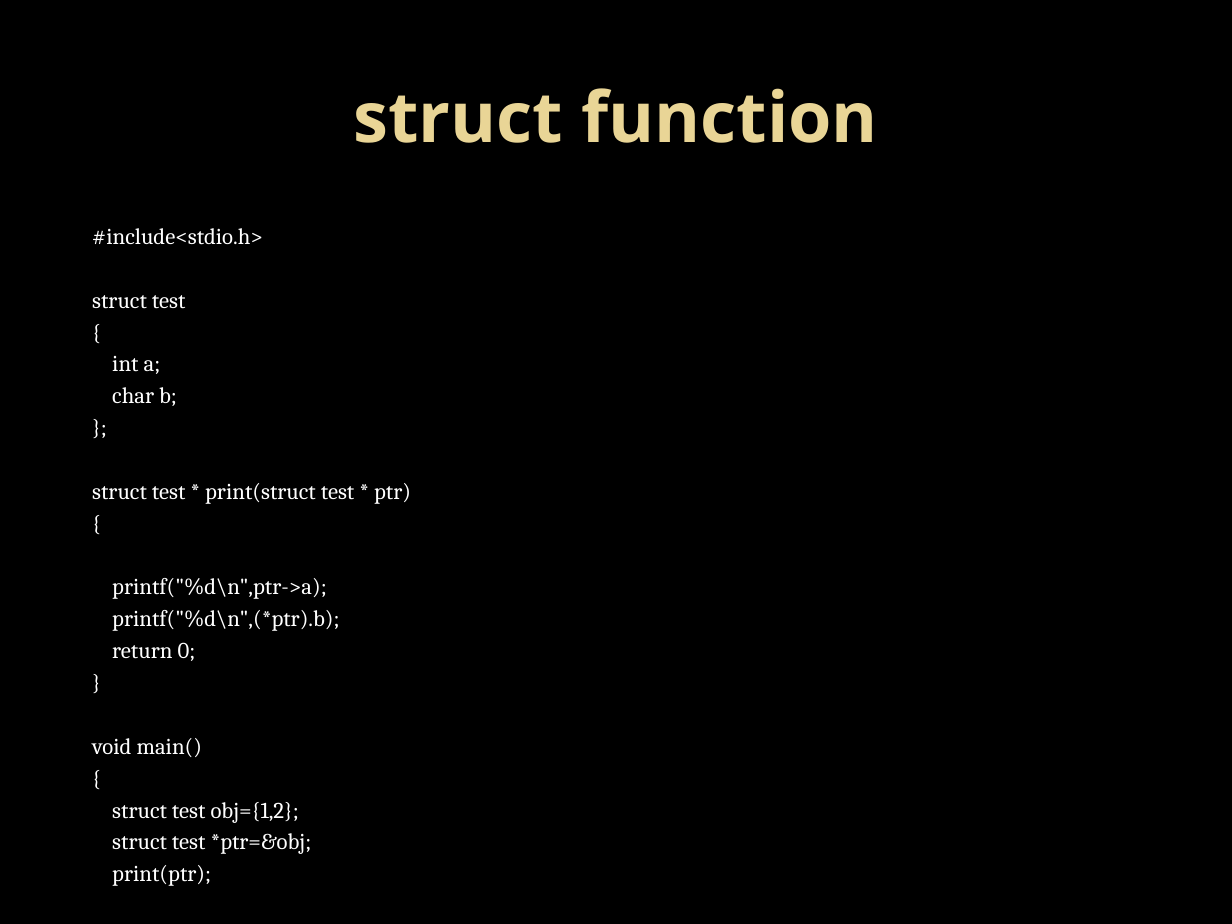
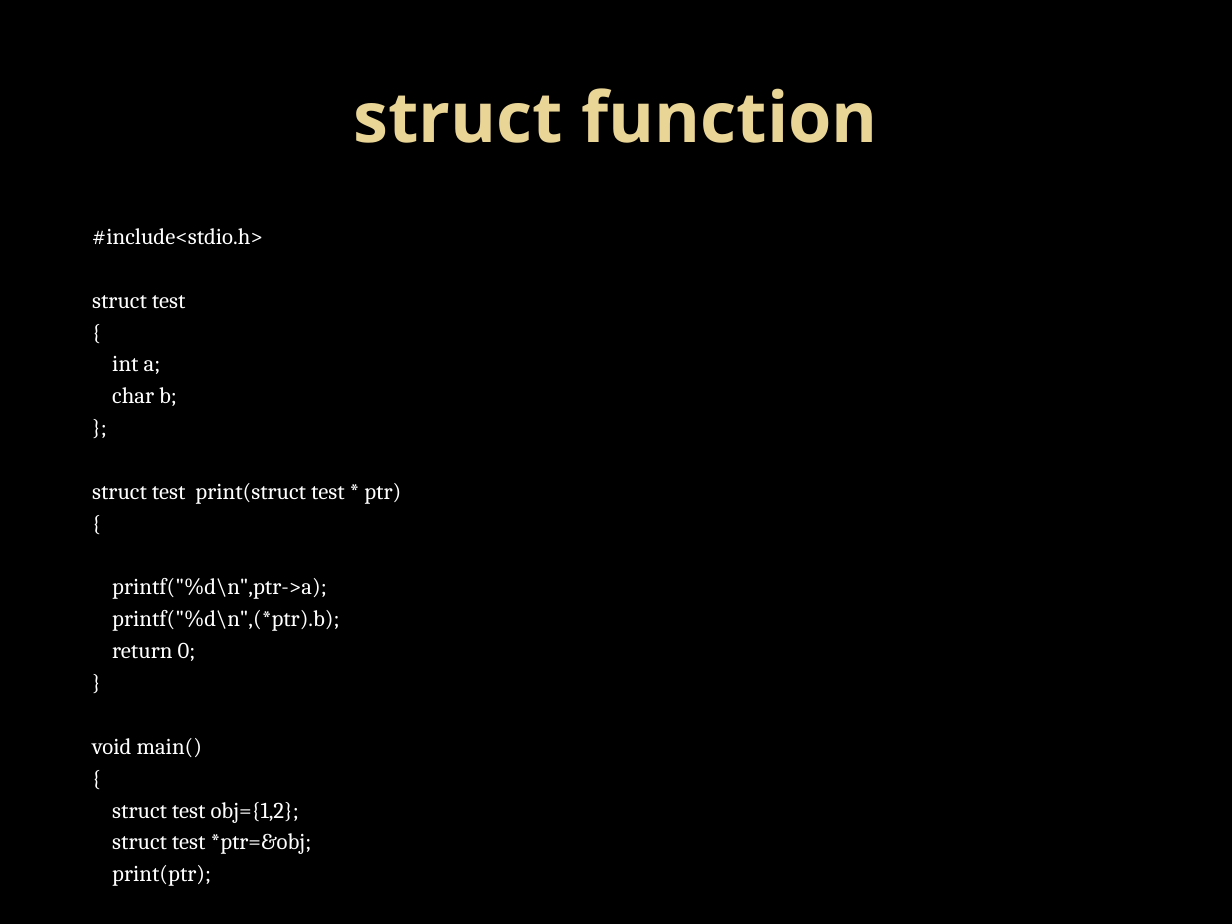
Before and after one commit to Mahesh-7/C_Programs, a slide deck: slide 9 of PPT/structure.pptx. Drawn at 1232x924 pixels with LibreOffice and Linux fonts; fonts in the diff are those of the drawing; background and template pictures are left out. Boxes give left, top, right and bottom in pixels: in the first picture for what was removed or moved away, otherwise in the second. Text is boxed around its words. In the diff, an @@ line names an element or a change of style, - is before the commit and + after.

```diff
--- a/PPT/structure.pptx
+++ b/PPT/structure.pptx
@@ text at <box>92,483,401,504</box>: text changed @@
-struct test * print(struct test * ptr)
+struct test print(struct test * ptr)
```
Also in this commit, not shown: 6 other slides changed.
